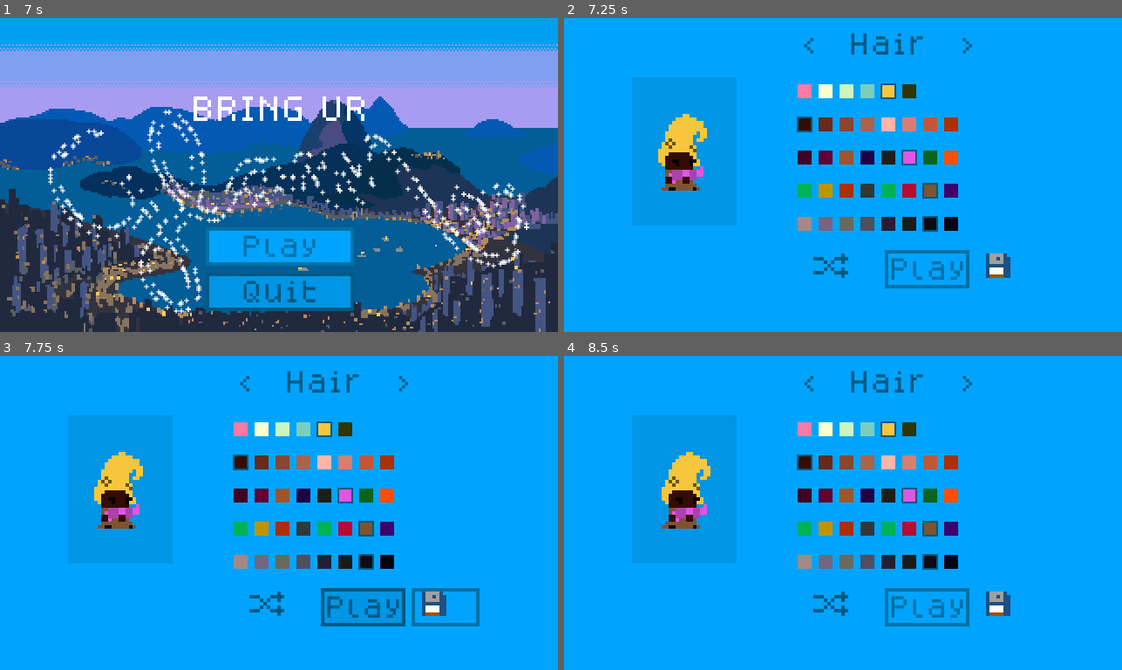
Above: before the commit, frames 1-4 (two rows, left to right).
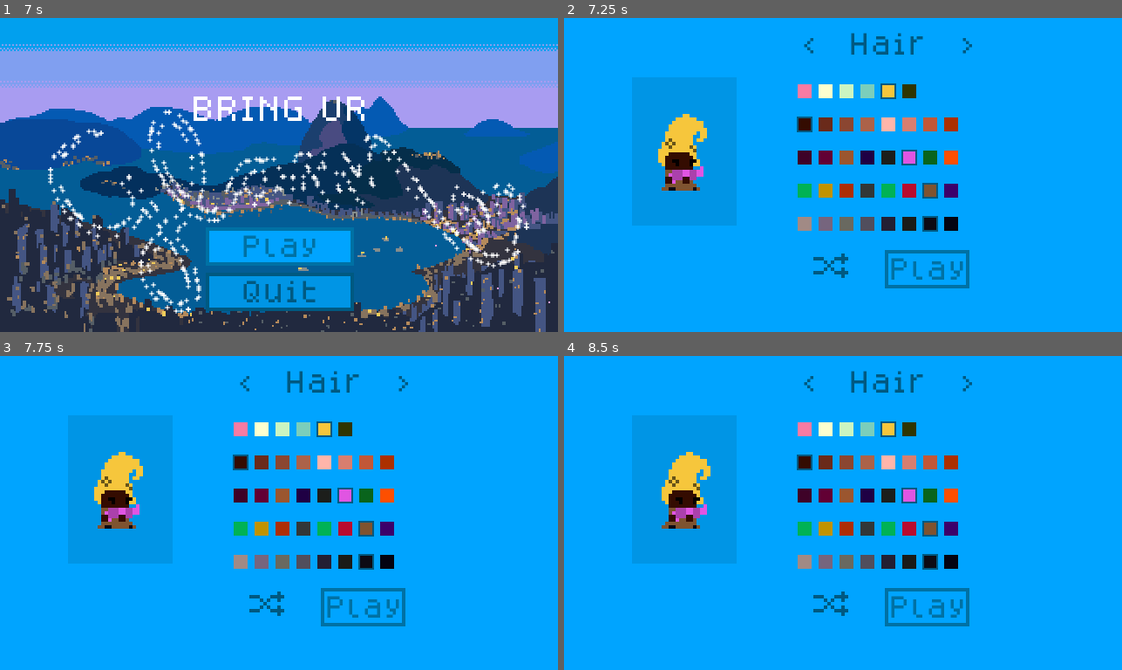
Above: after the commit, the same moments.

Repository: hamiltonromualdo/bring-ur-glam
Game: Godot game, scene res://src/UserInterface/TitleScreen.tscn
Two runs of this game, one before a commit and one after it. Both use one fixed random seed, a clock stepped at 60 frames per second and the inputs below. Sound files missing from this copy of the repository are replaced by a short silence.
Inputs (mouse positions are in pixels of both pictures, inside the frame that each line leads up to):
- Up to frame 1 (7 s): tap Enter at 0.5 s; move the mouse to (401, 159) at 0.52 s; hold Right (ui_right) 0.53-2.03 s; tap Space at 1.25 s; move the mouse to (167, 190) at 1.27 s; move the mouse to (334, 105) at 2.02 s; hold Left (ui_left) 2.03-2.78 s; move the mouse to (251, 237) at 2.77 s; hold Right (ui_right) 2.78-4.28 s; move the mouse to (446, 222) at 3.52 s; move the mouse to (111, 127) at 4.27 s; hold Left (ui_left) 4.28-5.03 s; move the mouse to (306, 175) at 5.02 s; hold Right (ui_right) 5.03-5.78 s; move the mouse to (195, 96) at 5.77 s; hold Left (ui_left) 5.78-6.5 s; click "Play" at 6.5 s
- Up to frame 2 (7.25 s): no input
- Up to frame 3 (7.75 s): click (446, 607) at 7.27 s
- Up to frame 4 (8.5 s): click "Play" at 8 s

Frame 1 is identical in both runs. In frame 2, 0.3% of the frame differs, in the area x 75-80%, y 75-83%; in frame 3, 2.6%, in the area x 57-86%, y 73-87%; in frame 4, 0.3%.

Commit message:
Remove noop save button from customize player scene

Diff:
--- a/bring_ur_glam/src/UserInterface/CustomizePlayer.gd
+++ b/bring_ur_glam/src/UserInterface/CustomizePlayer.gd
@@ -60,10 +60,6 @@
     player.set_shoes_color(color)
 
 
-func _on_Save_pressed() -> void:
-    player.save_data()
-
-
 func _on_StartGame_pressed() -> void:
     yield($Control/VBoxContainer/HBoxContainer2/StartGame/PressedSound, "finished")
     player.save_data()
--- a/bring_ur_glam/src/UserInterface/CustomizePlayer.tscn
+++ b/bring_ur_glam/src/UserInterface/CustomizePlayer.tscn
@@ -1,11 +1,10 @@
-[gd_scene load_steps=16 format=2]
+[gd_scene load_steps=15 format=2]
 
 [ext_resource path="res://src/UserInterface/PlayerCustomization/HairColorSelector.tscn" type="PackedScene" id=1]
 [ext_resource path="res://src/UserInterface/CustomizePlayer.gd" type="Script" id=2]
 [ext_resource path="res://src/Actors/PlayerImages.tscn" type="PackedScene" id=3]
 [ext_resource path="res://assets/ui/flat_pixel_theme.tres" type="Theme" id=4]
 [ext_resource path="res://assets/icons/random.png" type="Texture" id=5]
-[ext_resource path="res://assets/icons/save.png" type="Texture" id=6]
 [ext_resource path="res://src/UserInterface/RandButton.gd" type="Script" id=7]
 [ext_resource path="res://src/UserInterface/PlayerCustomization/SkinColorSelector.tscn" type="PackedScene" id=8]
 [ext_resource path="res://src/UserInterface/PlayerCustomization/ColorSwatch.tscn" type="PackedScene" id=9]
@@ -102,6 +101,7 @@
 "_edit_use_anchors_": false
 }
 color = Color( 0.976471, 0.486275, 0.643137, 1 )
+contour = true
 
 [node name="ColorSwatch2" type="TextureButton" parent="Control/VBoxContainer/HairColor" instance=ExtResource( 9 )]
 margin_left = 12.0
@@ -214,6 +214,7 @@
 "_edit_use_anchors_": false
 }
 color = Color( 0.678431, 0.388235, 0.290196, 1 )
+contour = true
 
 [node name="ColorSwatch5" type="TextureButton" parent="Control/VBoxContainer/SkinColor" instance=ExtResource( 9 )]
 margin_left = 48.0
@@ -326,6 +327,7 @@
 "_edit_use_anchors_": false
 }
 color = Color( 0.113725, 0.121569, 0.109804, 1 )
+contour = true
 
 [node name="ColorSwatch6" type="TextureButton" parent="Control/VBoxContainer/GunColor" instance=ExtResource( 9 )]
 margin_left = 60.0
@@ -390,6 +392,7 @@
 "_edit_use_anchors_": false
 }
 color = Color( 0.760784, 0.580392, 0, 1 )
+contour = true
 
 [node name="ColorSwatch3" type="TextureButton" parent="Control/VBoxContainer/DressColor" instance=ExtResource( 9 )]
 margin_left = 24.0
@@ -550,6 +553,7 @@
 "_edit_use_anchors_": false
 }
 color = Color( 0.054902, 0.0470588, 0.0823529, 1 )
+contour = true
 
 [node name="ColorSwatch8" type="TextureButton" parent="Control/VBoxContainer/ShoesColor" instance=ExtResource( 9 )]
 margin_left = 84.0
@@ -590,22 +594,6 @@
 margin_right = 98.0
 margin_bottom = 23.0
 text = "Play"
-
-[node name="Save" type="Button" parent="Control/VBoxContainer/HBoxContainer2"]
-margin_left = 102.0
-margin_right = 141.0
-margin_bottom = 23.0
-rect_min_size = Vector2( 25, 18 )
-text = "     "
-flat = true
-__meta__ = {
-"_edit_use_anchors_": false
-}
-
-[node name="Sprite" type="Sprite" parent="Control/VBoxContainer/HBoxContainer2/Save"]
-position = Vector2( 14, 10 )
-scale = Vector2( 2, 2 )
-texture = ExtResource( 6 )
 
 [node name="Background" type="CanvasLayer" parent="Control"]
 layer = -1
@@ -646,6 +634,5 @@
 [connection signal="mouse_exited" from="Control/VBoxContainer/HBoxContainer2/Rand" to="Control/VBoxContainer/HBoxContainer2/Rand" method="_on_Rand_mouse_exited"]
 [connection signal="pressed" from="Control/VBoxContainer/HBoxContainer2/Rand" to="." method="_on_Rand_pressed"]
 [connection signal="pressed" from="Control/VBoxContainer/HBoxContainer2/StartGame" to="." method="_on_StartGame_pressed"]
-[connection signal="pressed" from="Control/VBoxContainer/HBoxContainer2/Save" to="." method="_on_Save_pressed"]
 
 [editable path="PlayerImages"]
